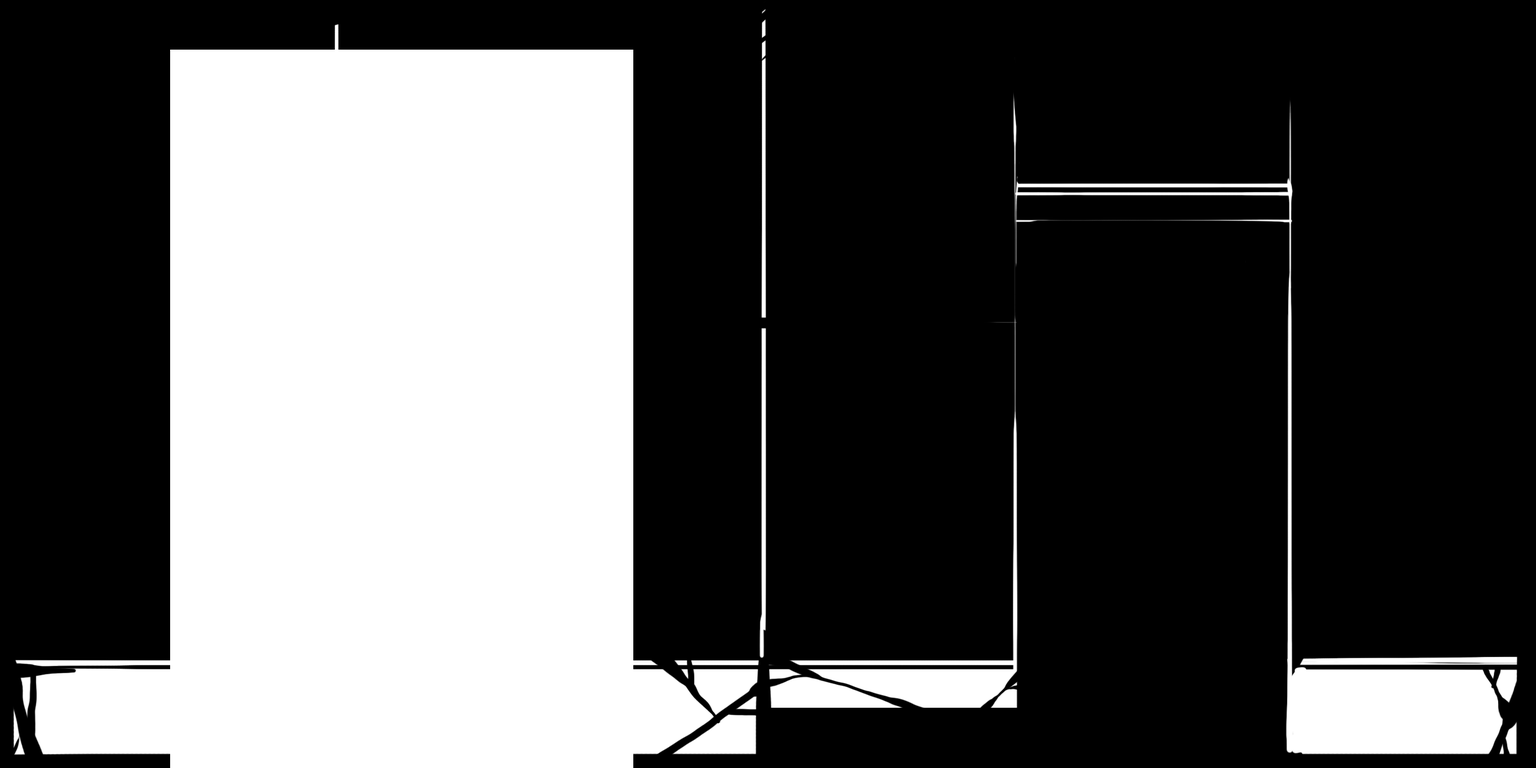
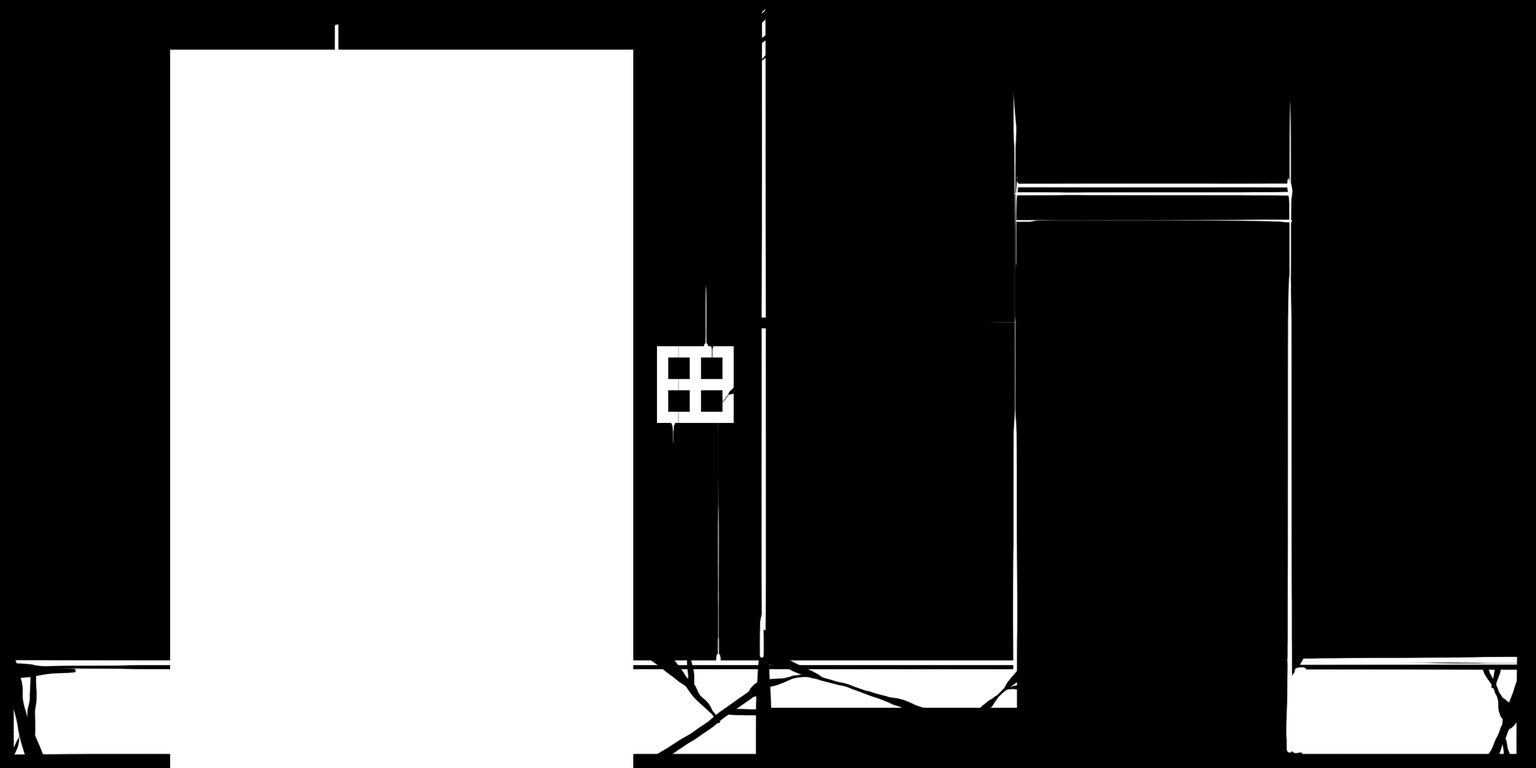
Before/after of a 1536 x 768 layered artwork. What changed in the layer stack:
added layer "Layer 20" above "Layer 19" over [656, 284, 734, 666]
